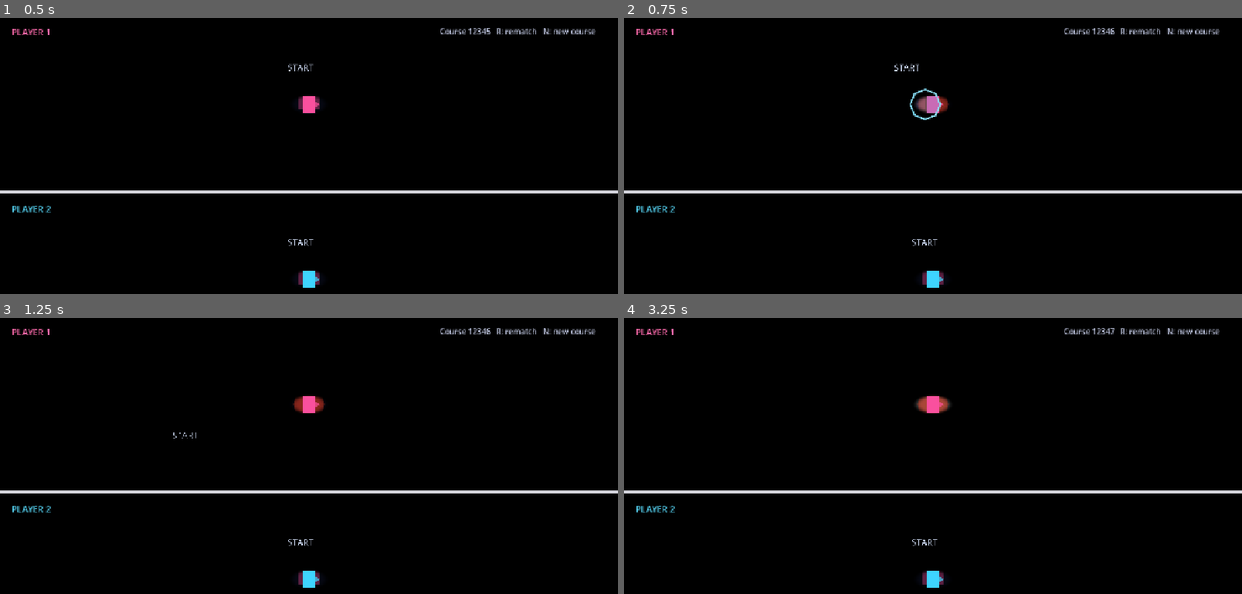
Above: before the commit, frames 1-4 (two rows, left to right).
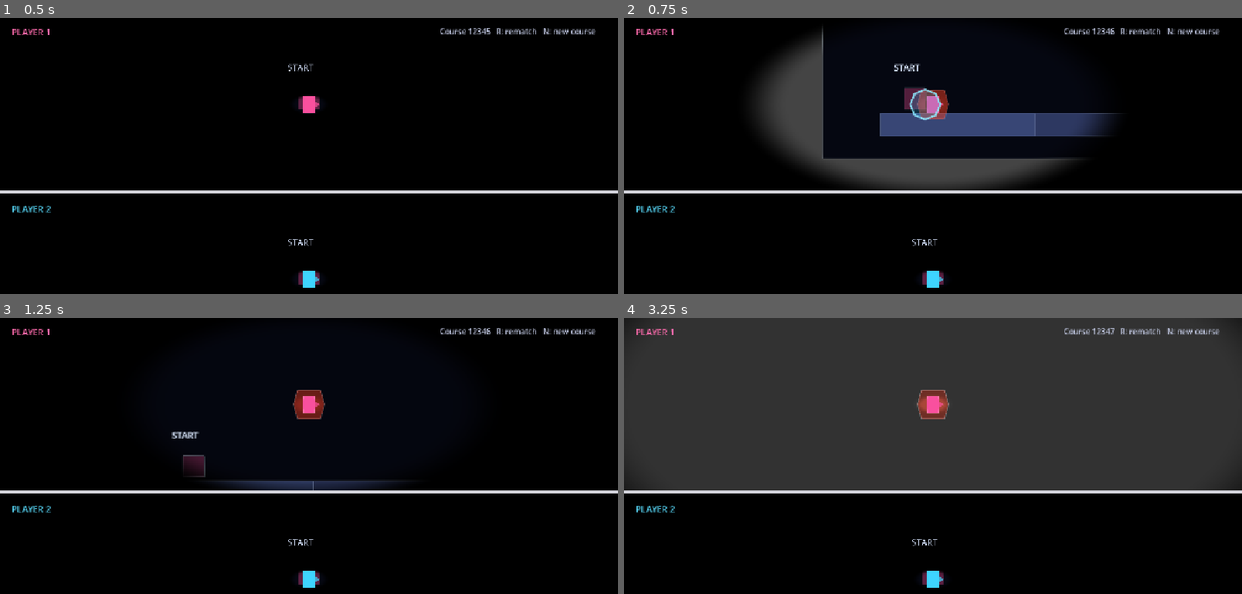
Above: after the commit, the same moments.

Repository: ketr4x/Haven
Game: Godot game, scene res://scenes/game/race.tscn
Two runs of this game, one before a commit and one after it. Both use one fixed random seed, a clock stepped at 60 frames per second and the inputs below.
Inputs:
- Up to frame 1 (0.5 s): no input
- Up to frame 2 (0.75 s): tap Enter at 0.5 s; hold D (p1_right) from 0.53 s (still down); hold N (new_seed) from 0.53 s (still down)
- Up to frame 3 (1.25 s): keep holding D (p1_right); keep holding N (new_seed); tap W (p1_jump) at 0.77 s
- Up to frame 4 (3.25 s): release N (new_seed) at 1.28 s; tap S (p1_shout) at 1.35, 2.85 s; tap W (p1_jump) at 1.52, 3.02 s; release D (p1_right) at 2.03 s; hold A (p1_left) 2.03-2.78 s; hold N (new_seed) 2.03-2.78 s; hold D (p1_right) from 2.78 s (still down)

Frame 1 is identical in both runs. In frame 2, 11% of the frame differs, in the area x 21-81%, y 3-63%; in frame 3, 1.6%; in frame 4, 62%, in the area x 0-100%, y 0-63%.

Commit message:
Isolate echo overlay uniforms

Diff:
--- a/scripts/effects/echo_overlay.gd
+++ b/scripts/effects/echo_overlay.gd
@@ -5,6 +5,11 @@
 
 var _time_remaining: float = 0.0
 var _radius: float = 0.0
+
+func _ready() -> void:
+	# Player worlds instance this overlay twice; uniforms must not cross viewport boundaries.
+	material = material.duplicate()
+
 
 func trigger(captured_loudness: float) -> void:
 	var reveal_radius := lerpf(0.55, 1.35, clampf(captured_loudness, 0.0, 100.0) / 100.0)
--- a/tests/race_shell_check.gd
+++ b/tests/race_shell_check.gd
@@ -19,8 +19,14 @@
 	assert(player_one_generator.seed_value == player_two_generator.seed_value)
 	assert(player_one_generator.course_signature == player_two_generator.course_signature)
 	var player_two := player_two_world.get_node("Player") as RezonansPlayer
+	var player_one_overlay := player_one_world.get_node("EchoCanvas/EchoOverlay") as EchoOverlay
+	var player_two_overlay := player_two_world.get_node("EchoCanvas/EchoOverlay") as EchoOverlay
 	assert(player_one.global_position == player_one_generator.global_position + player_one_generator.player_spawn)
 	assert(player_two.global_position == player_two_generator.global_position + player_two_generator.player_spawn)
+	assert(player_one_overlay.material != player_two_overlay.material)
+	player_one_overlay.trigger(60.0)
+	assert(float((player_one_overlay.material as ShaderMaterial).get_shader_parameter("reveal_strength")) > 0.0)
+	assert(is_zero_approx(float((player_two_overlay.material as ShaderMaterial).get_shader_parameter("reveal_strength"))))
 
 	finish_area._on_body_entered(player_one)
 	var winner_label := race.get_node("GlobalUi/Winner") as Label
